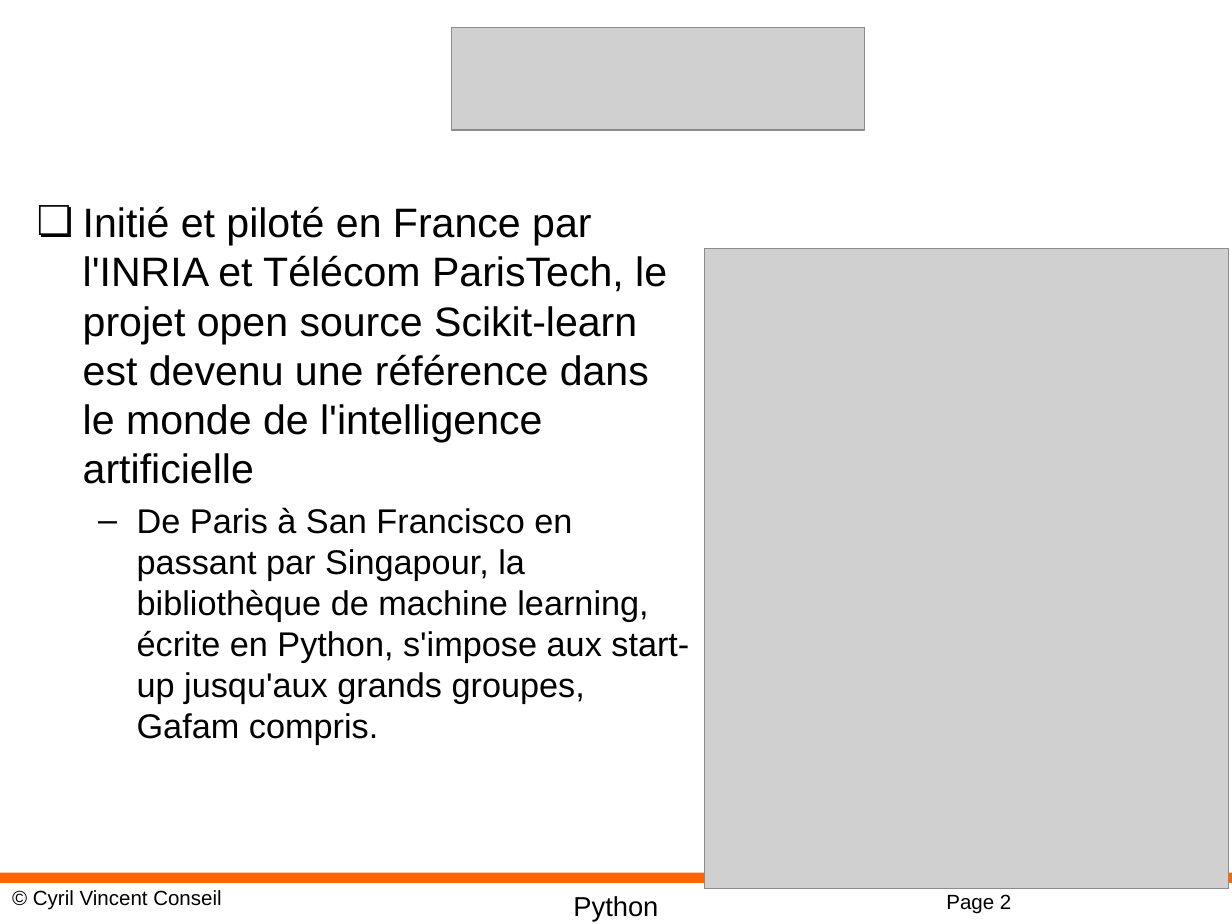
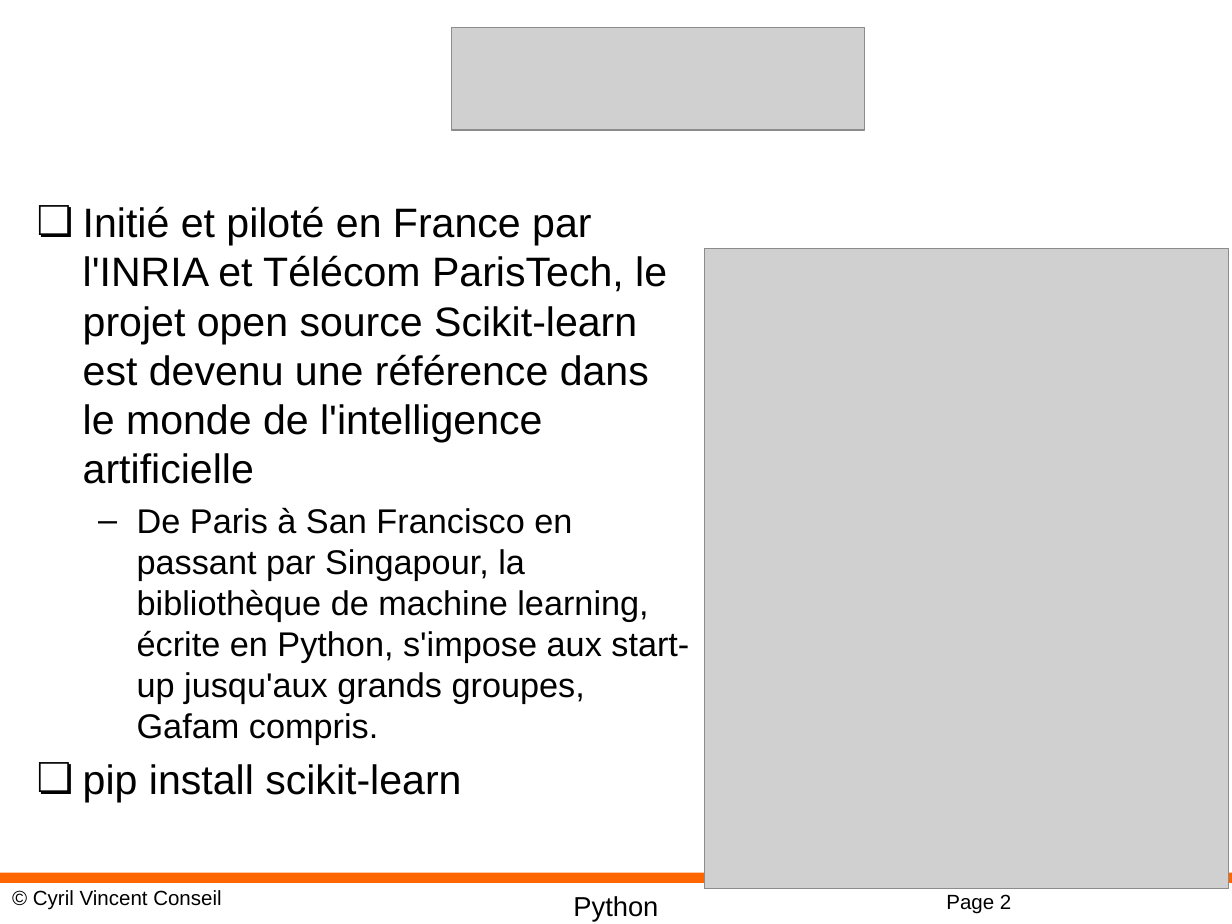
Before and after one commit to cyrilvincent/ML, a slide deck: slide 2 of PPT/MachineLearning13-ScikitLearn.pptx. Drawn at 1232x924 pixels with LibreOffice and Linux fonts; fonts in the diff are those of the drawing; grey boxes stand for pictures; background and template pictures are left out. Boxes give left, top, right and bottom in pixels: in the first picture for what was removed or moved away, otherwise in the second. Text is boxed around its words. In the diff, an @@ line names an element or a change of style, - is before the commit and + after.

```diff
--- a/PPT/MachineLearning13-ScikitLearn.pptx
+++ b/PPT/MachineLearning13-ScikitLearn.pptx
@@ text at (83, 764, 461, 803): paragraph added @@
+❏ pip install scikit-learn
```
Also in this commit, not shown: 4 other files.
